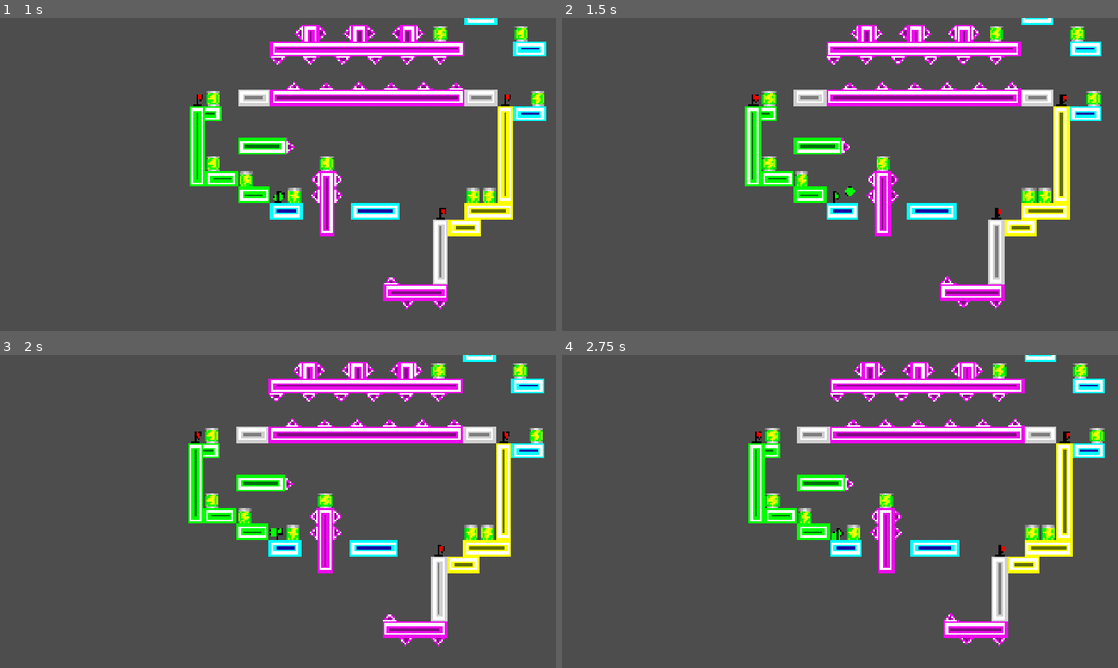
Above: before the commit, frames 1-4 (two rows, left to right).
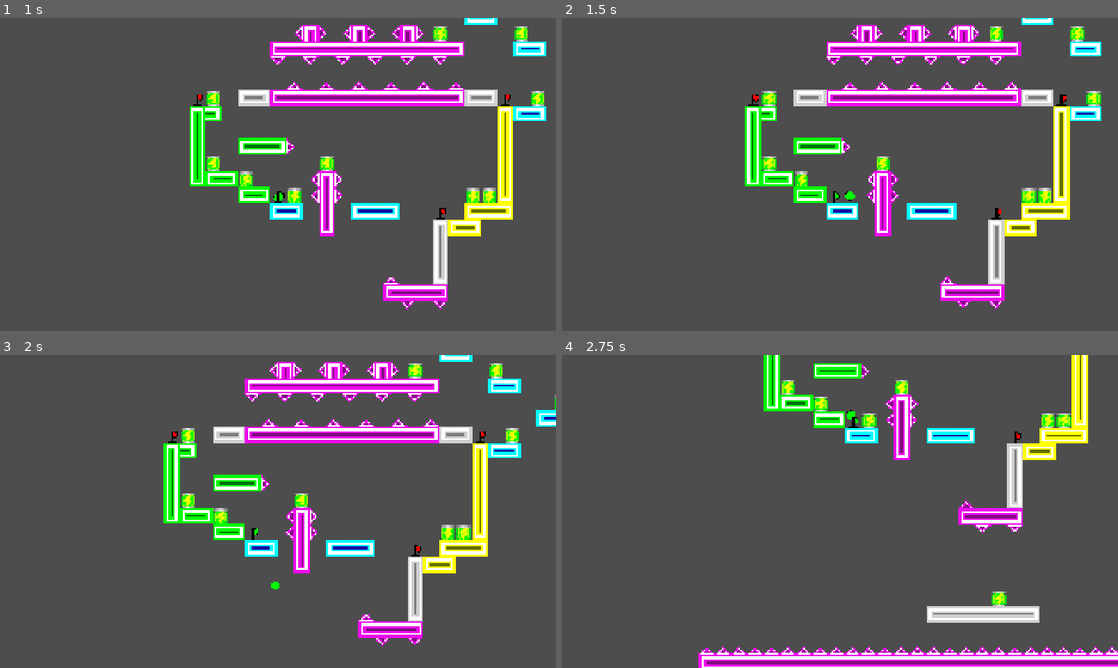
Above: after the commit, the same moments.

Repository: CraftyAlpaca/Bounce-World
Game: Godot game, scene res://menu.tscn
The game is run twice, just before and just after one commit, with the same random seed, the same clock (stepped at 60 frames per second) and the same inputs.
Inputs:
- Up to frame 1 (1 s): click "Play" at 0.5 s
- Up to frame 2 (1.5 s): hold D (right) from 1.28 s (still down)
- Up to frame 3 (2 s): keep holding D (right)
- Up to frame 4 (2.75 s): release D (right) at 2.03 s; hold A (left) from 2.03 s (still down)

Frame 1 is identical in both runs. In frame 2, less than 0.1% of the frame differs, in the area x 50-53%, y 53-59%; in frame 3, 16%; in frame 4, 24%, in the area x 24-100%, y 0-100%.
Error before the commit: Invalid call. Nonexistent function 'die' in base 'TileMapLayer'. (res://Scripts/spikes.gd:6)

Commit message:
Level build update & code fix restart energy

Diff:
--- a/Scripts/player.gd
+++ b/Scripts/player.gd
@@ -47,7 +47,7 @@
 func set_checkpoint(checkpoint:Area2D):
 	var maplayer:TileMapLayer= checkpoint.get_parent()
 	Checkpoint = maplayer.map_to_local(maplayer.local_to_map(self.position))
-	LastCheckpointHeight = checkpoint.position.y
+	LastCheckpointHeight = Checkpoint.y
 	var velo = linear_velocity
 	get_parent().reset()
 	linear_velocity = velo
--- a/Scripts/spikes.gd
+++ b/Scripts/spikes.gd
@@ -3,4 +3,5 @@
 
 
 func _on_body_entered(body: Node2D) -> void:
-	body.die()
+	if body is Player:
+		body.die()
